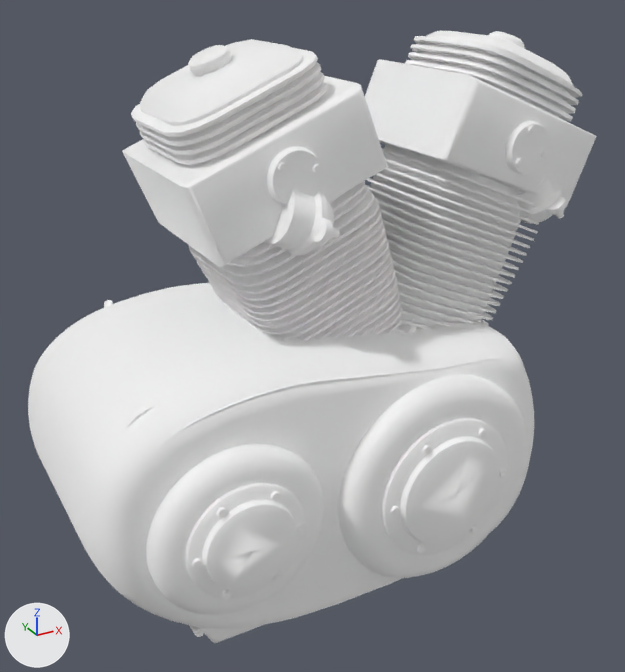
The glTF model Data/BikesV2/kits/lodestar_chopper__b_engine_finned_steel.glb: old version first, new version second.
Camera for both pictures: a camera (50 mm lens) standing at (0.348, -0.734, 0.855) and looking at (0.751, 0.0, 0.488). The axes (+X, +Y, +Z) are drawn at lower left. The lights are the same throughout. The older version comes first. Vertices at exactly the same position are counted once.

The older version as bpy lines, for what is in view:
```python
me_mesh_0 = bpy.data.meshes.new('Mesh_0')
me_mesh_0.from_pydata(...)  # 10480 vertices, 20256 faces; spans x 0.469..1.043, y -0.175..0.18, z 0.215..0.784
me_mesh_0.materials.append(mat_s006)  # white #ffffff
me_mesh_0.materials.append(mat_s019)  # white #ffffff
me_mesh_0.materials.append(mat_s020)  # white #ffffff
me_mesh_0.materials.append(mat_s021)  # white #ffffff
me_mesh_0.materials.append(mat_s023)  # white #ffffff
me_mesh_0.materials.append(mat_s078)  # white #ffffff
me_mesh_0.materials.append(mat_s079)  # white #ffffff
me_mesh_0.materials.append(mat_s091)  # white #ffffff
me_mesh_0.materials.append(mat_s096)  # white #ffffff
me_mesh_0.materials.append(mat_s150)  # white #ffffff
me_mesh_0.materials.append(mat_s151)  # white #ffffff
ob_lodestar_chopper__b_engine_finned_steel = bpy.data.objects.new('lodestar_chopper__b_engine_finned_steel', me_mesh_0)
ob_lodestar_chopper__b_engine_finned_steel.location = (0.0, 0.0, 0.0)
```
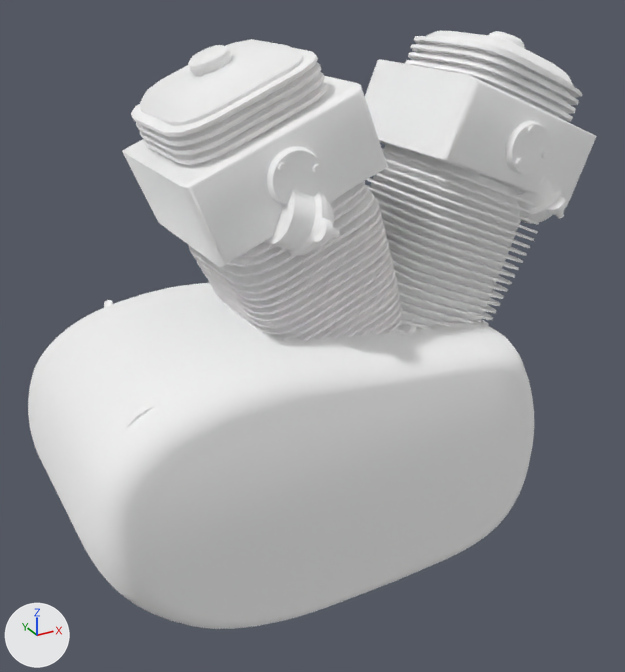
Location of each change, (x1, y1, x2, y2) in pixels of the pictures (625 x 672 px):
'lodestar_chopper__b_engine_finned_steel', reshaped
    before: (28, 31, 596, 643)
    after: (28, 31, 596, 629)
part 1 of me_mesh_0, deleted
    before: (146, 359, 526, 643)

Edits to the bpy script that builds the scene:
```text
Change me_mesh_0:
    used by ob_lodestar_chopper__b_engine_finned_steel; location = (0.0, 0.0, 0.0)
    remove me_mesh_0.from_pydata(...)  # 10480 vertices, 20256 faces; spans x 0.469..1.043, y -0.175..0.18, z 0.215..0.784
    add me_mesh_0.from_pydata(...)  # 6927 vertices, 13402 faces; spans x 0.469..1.043, y -0.14..0.146, z 0.235..0.784
    me_mesh_0 part 1: 63 loose pieces with 3553 vertices, spanning x 0.493..0.941, y -0.175..0.18, z 0.215..0.513, are deleted
    remove me_mesh_0.materials.append(mat_s151)  # white #ffffff
```
